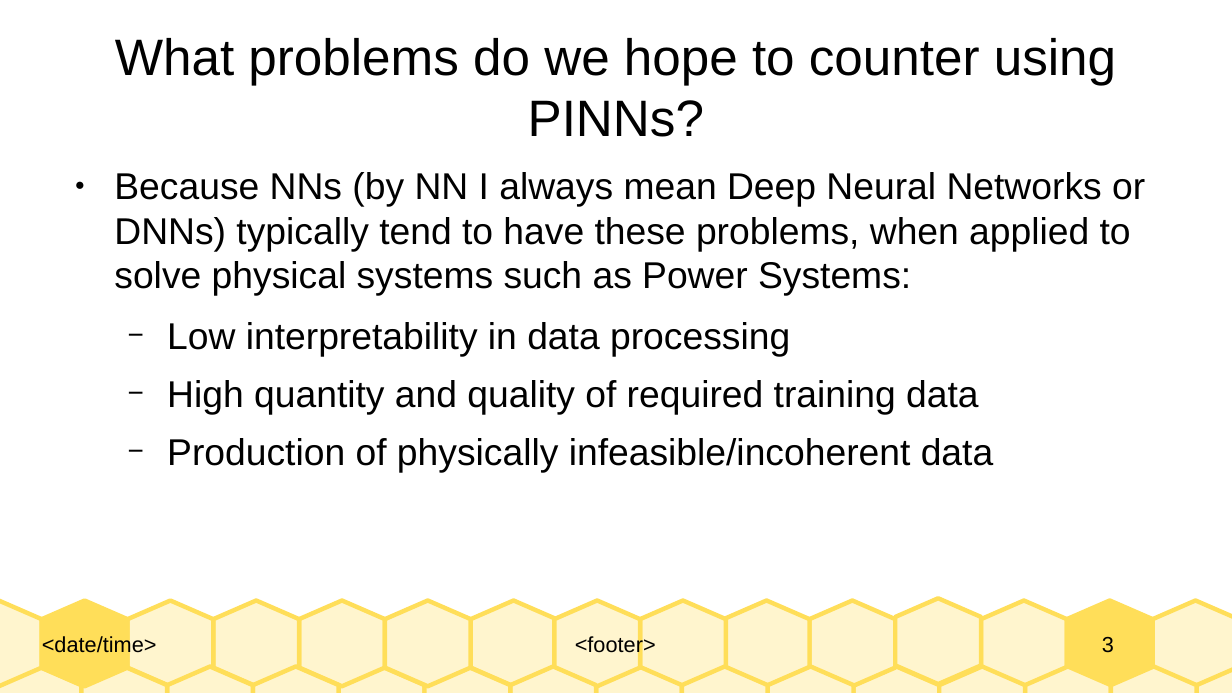
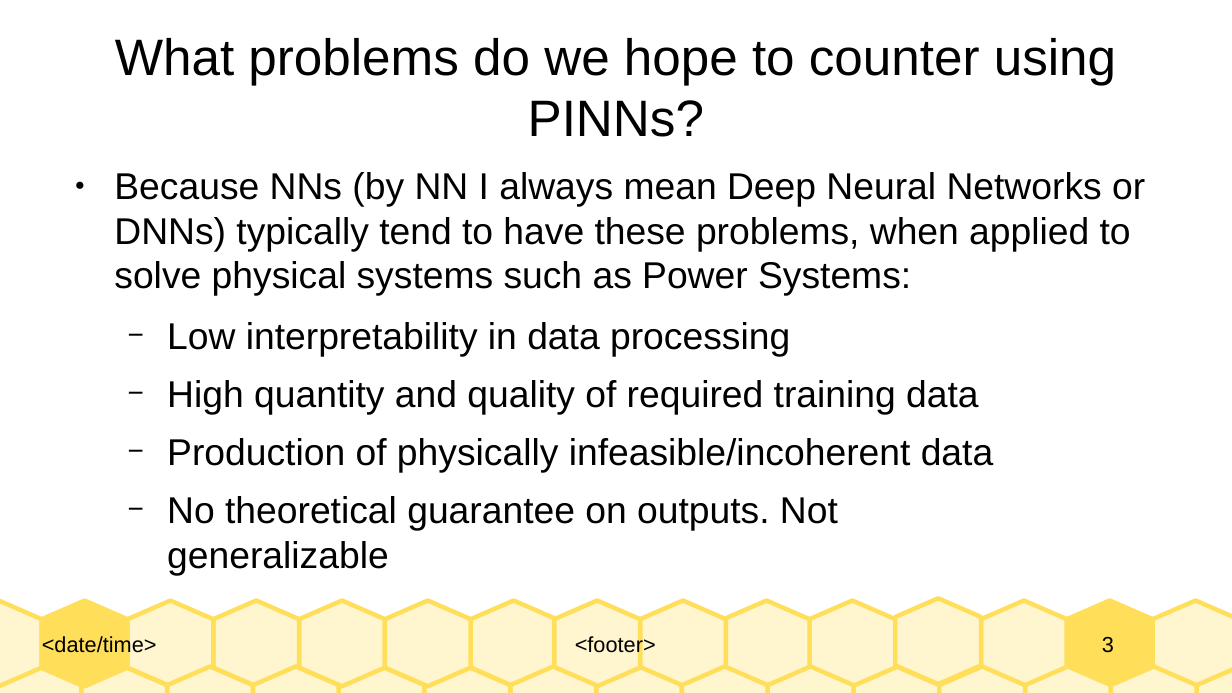
Before and after one commit to Realife-Brahmin/OriginalDocsHub, a slide deck: slide 3 of research_showcase/physicsInformedNeuralNetworks_aryan_ritwajeet_jha.odp. Drawn at 1232x693 pixels with LibreOffice and Linux fonts; fonts in the diff are those of the drawing. Boxes give left, top, right and bottom in pixels: in the first picture for what was removed or moved away, otherwise in the second. Text is boxed around its words. In the diff, an @@ line names an element or a change of style, - is before the commit and + after.

```diff
--- a/research_showcase/physicsInformedNeuralNetworks_aryan_ritwajeet_jha.odp
+++ b/research_showcase/physicsInformedNeuralNetworks_aryan_ritwajeet_jha.odp
@@ text at <box>167,496,838,576</box>: paragraph added @@
+  − No theoretical guarantee on outputs. Not generalizable
```
Also in this commit, not shown: 1 other slide changed, 1 slide added, 1 other file.
